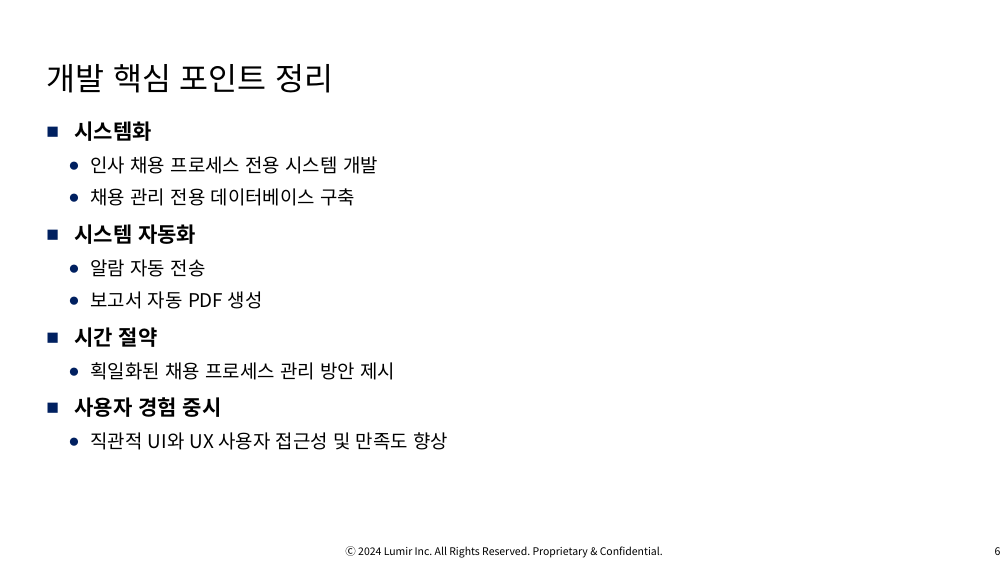
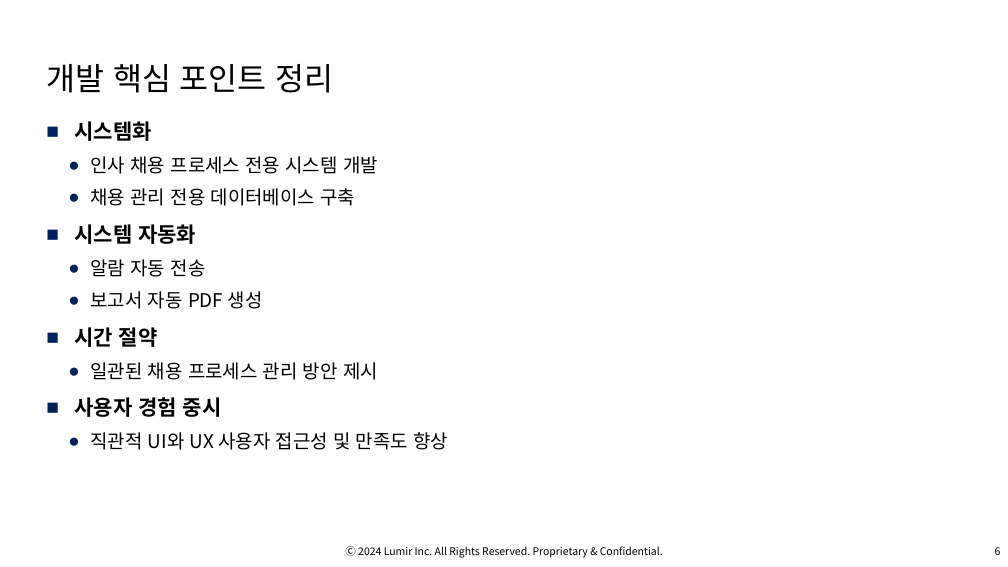
Before and after one commit to OsterRepository/OsterRepository, a slide deck: slide 7 of 기술 7부 김민수 성과 발표.pptx. Drawn at 1008x567 pixels with LibreOffice and Linux fonts; fonts in the diff are those of the drawing; background and template pictures are left out. Boxes give left, top, right and bottom in pixels: in the first picture for what was removed or moved away, otherwise in the second. Text is boxed around its words. In the diff, an @@ line names an element or a change of style, - is before the commit and + after.

```diff
--- a/기술 7부 김민수 성과 발표.pptx
+++ b/기술 7부 김민수 성과 발표.pptx
@@ text at box(91, 362, 378, 380): text changed @@
-  ● 획일화된 채용 프로세스 관리 방안 제시
+  ● 일관된 채용 프로세스 관리 방안 제시
```
Also in this commit, not shown: 11 other slides changed, 2 slides added.
